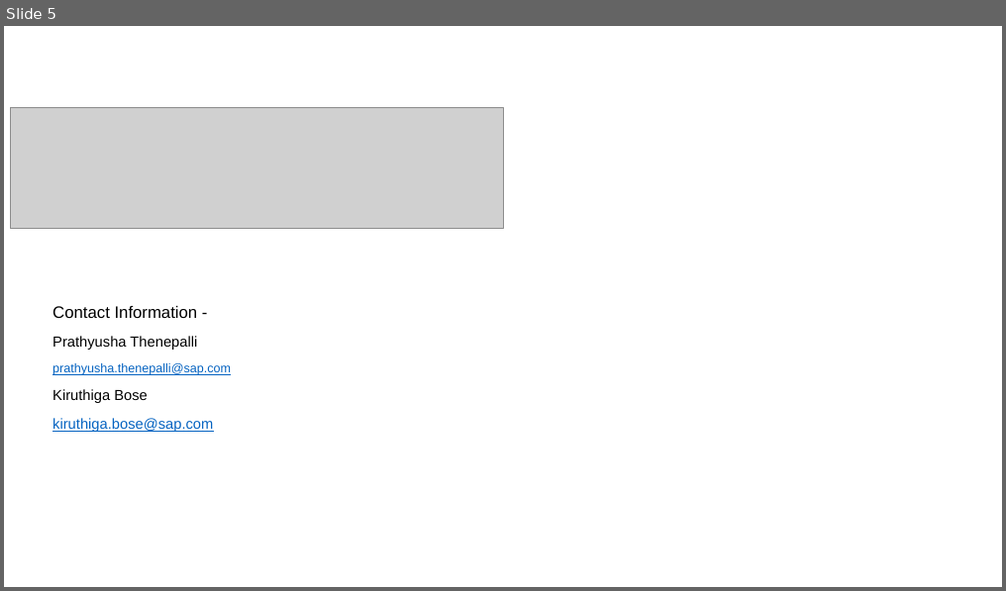
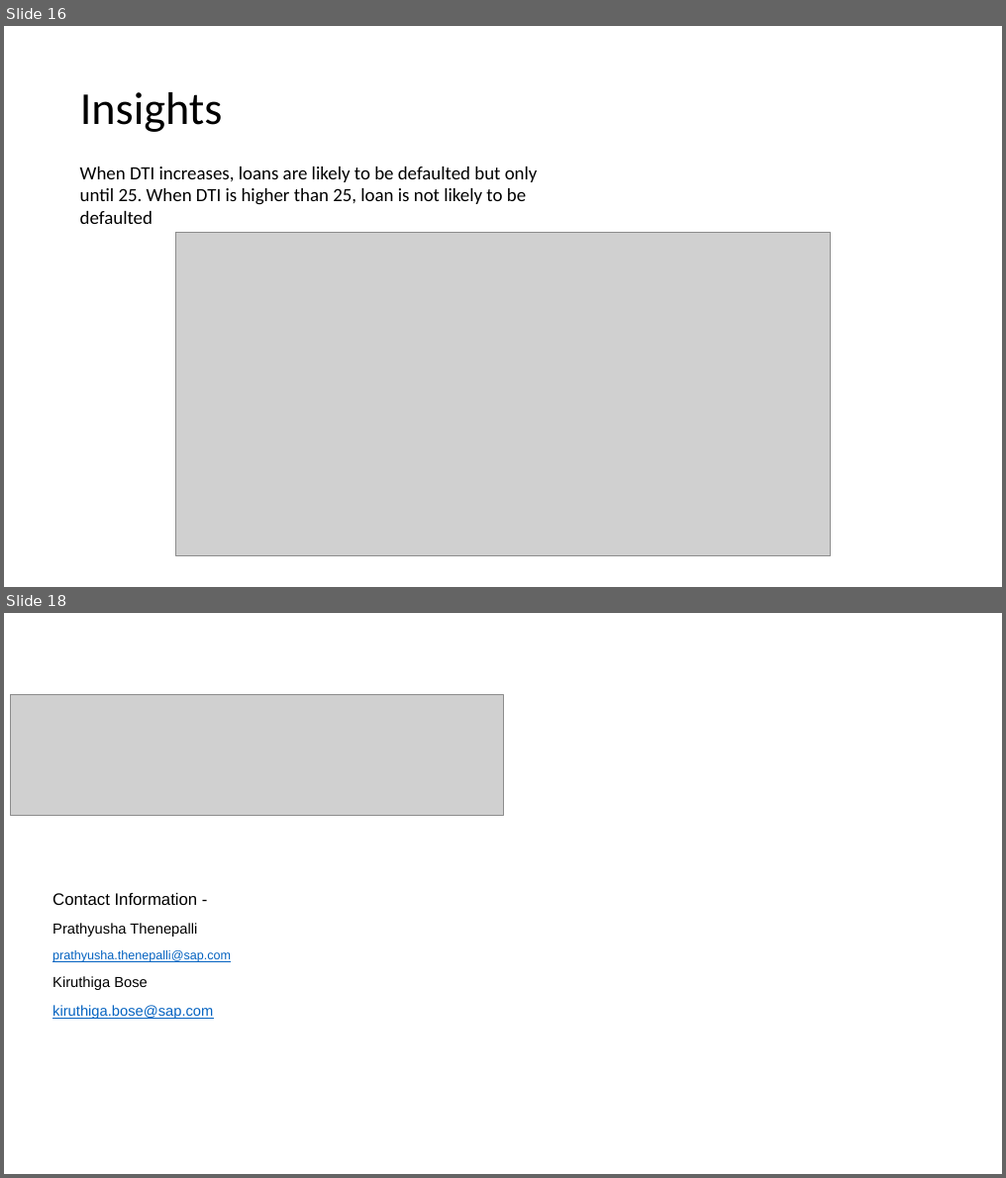
Before and after one commit to KBinSAP/LendingClub, a slide deck: Lending_Club_Case_Study.pptx. Shown one above the other, each under a label of ours: slide 5 before the commit, slides 16 and 18 after it; the slides between them are not shown. The pictures are 1006x591 and 1006x1178 pixels, drawn with LibreOffice and Linux fonts; fonts in the diff are those of the drawing; grey boxes stand for pictures; background and template pictures are left out. Boxes give left, top, right and bottom in pixels: in the first picture for what was removed or moved away, otherwise in the second. Text is boxed around its words. In the diff, an @@ line names an element or a change of style, - is before the commit and + after.

```diff
--- a/Lending_Club_Case_Study.pptx
+++ b/Lending_Club_Case_Study.pptx
@@ slide 16 added at [4, 26, 1002, 587], background #FFFFFF @@
@@ title added at [80, 92, 223, 132], 44 pt, text #000000 @@
+Insights
@@ text added at [80, 167, 538, 224], 18 pt, text #000000 @@
+When DTI increases, loans are likely to be defaulted but only until 25. When DTI is higher than 25, loan is not likely to be defaulted
@@ picture added at [176, 233, 831, 556] @@
@@ what was slide 5 is now slide 18 @@
```
Also in this commit, not shown: 1 slide changed, 12 other slides added.
